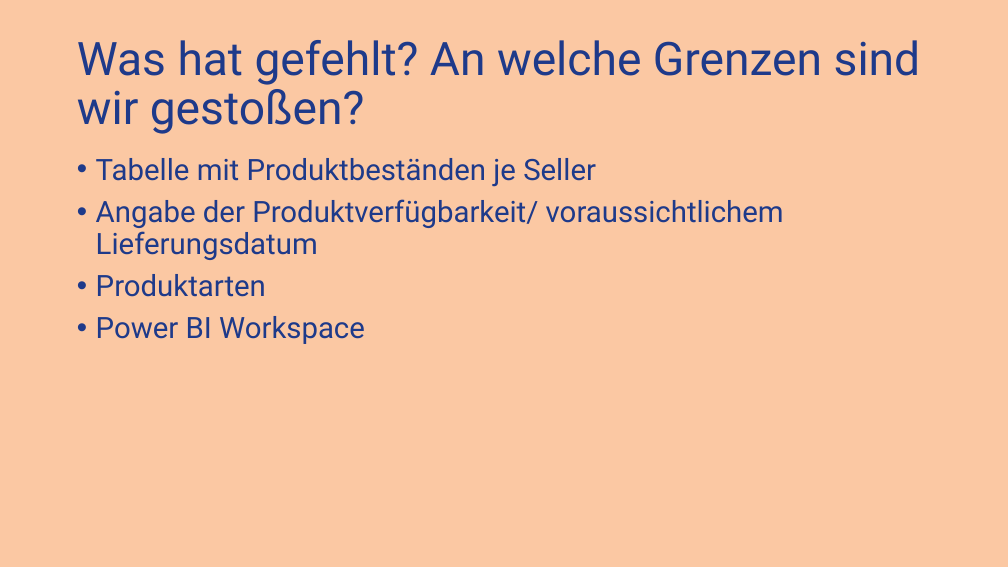
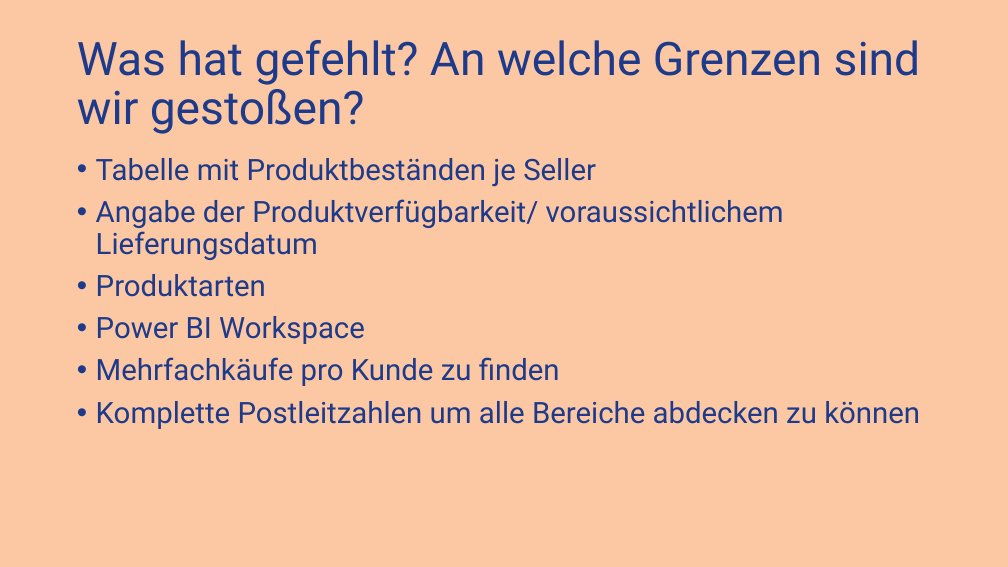
Before and after one commit to dtyrna/olist-marketplace-analysis, a slide deck: slide 13 of docs/Olist-Ecommerce.pptx. Drawn at 1008x567 pixels with LibreOffice and Linux fonts; fonts in the diff are those of the drawing. Boxes give left, top, right and bottom in pixels: in the first picture for what was removed or moved away, otherwise in the second. Text is boxed around its words. In the diff, an @@ line names an element or a change of style, - is before the commit and + after.

```diff
--- a/docs/Olist-Ecommerce.pptx
+++ b/docs/Olist-Ecommerce.pptx
@@ text at <box>96,357,920,429</box>: paragraphs added @@
+• Mehrfachkäufe pro Kunde zu finden
+• Komplette Postleitzahlen um alle Bereiche abdecken zu können
```
Also in this commit, not shown: 2 other slides changed, 1 slide added, 1 slide removed.
